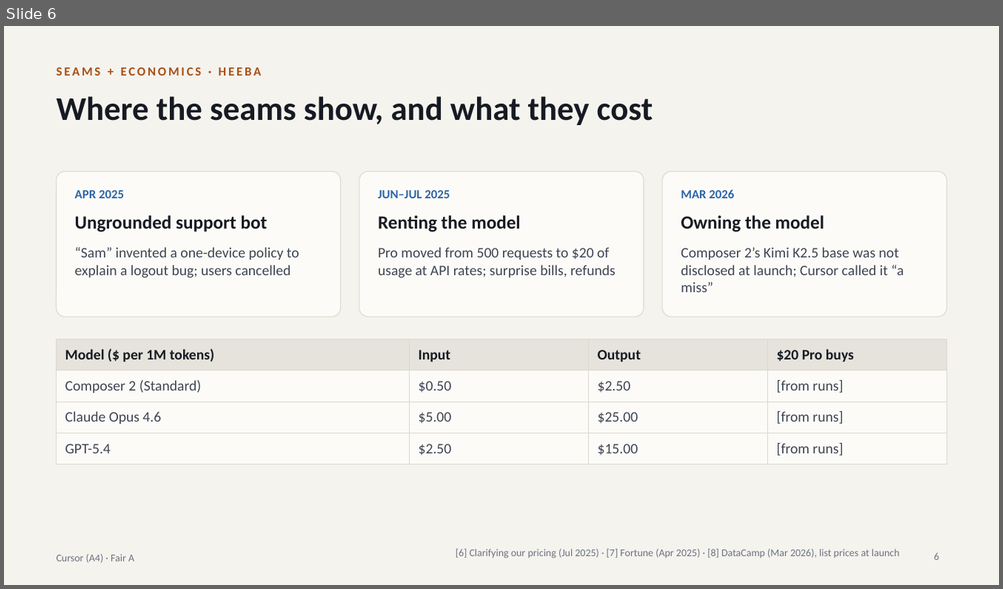
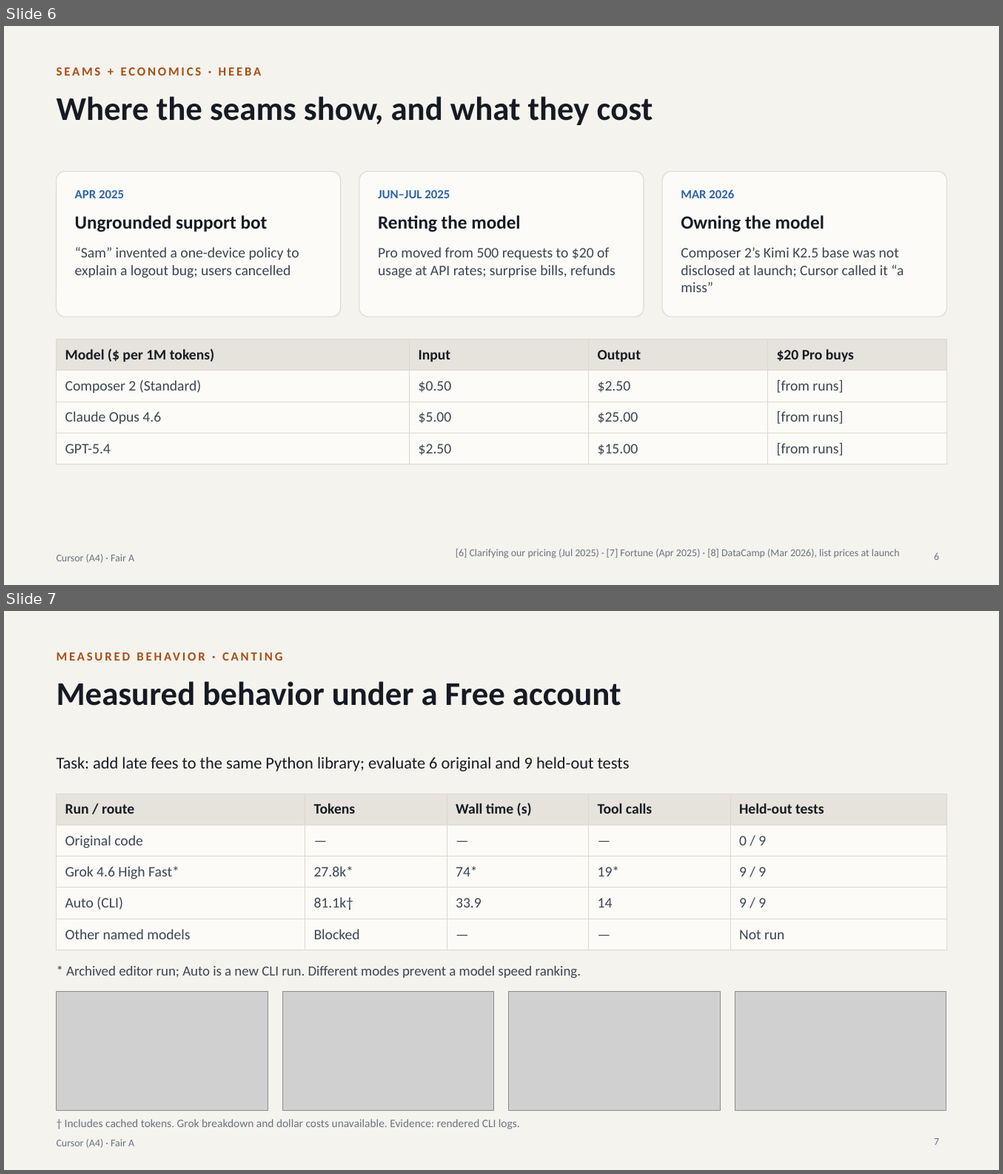
Before and after one commit to Canting9/convAI_CaseStudy_Cursor, a slide deck: slides/Cursor_CaseStudy_FairA.pptx. Shown one above the other, each under a label of ours: slide 6 before the commit, slides 6 and 7 after it. The pictures are 1003x589 and 1003x1174 pixels, drawn with LibreOffice and Linux fonts; fonts in the diff are those of the drawing; grey boxes stand for pictures. Boxes give left, top, right and bottom in pixels: in the first picture for what was removed or moved away, otherwise in the second. Text is boxed around its words. In the diff, an @@ line names an element or a change of style, - is before the commit and + after.

```diff
--- a/slides/Cursor_CaseStudy_FairA.pptx
+++ b/slides/Cursor_CaseStudy_FairA.pptx
@@ slide 7 added at <box>4,611,999,1170</box>, background #F5F3EE; not listed: 1 template element that a slide beside it also shows @@
@@ text added at <box>57,681,324,706</box>, 12 pt, text #A84E14, bold @@
+MEASURED BEHAVIOR · CANTING
@@ title added at <box>332,681,621,706</box>, 32 pt, text #161A22, bold @@
+Measured behavior under a Free account
@@ text added at <box>57,757,629,772</box>, 16 pt, text #161A22 @@
+Task: add late fees to the same Python library; evaluate 6 original and 9 held-out tests
@@ table added at <box>57,794,946,943</box>, 5 rows, 5 columns @@
+Run / route | Tokens | Wall time (s) | Tool calls | Held-out tests
+Original code | — | — | — | 0 / 9
+Grok 4.6 High Fast* | 27.8k* | 74* | 19* | 9 / 9
+Auto (CLI) | 81.1k† | 33.9 | 14 | 9 / 9
+Other named models | Blocked | — | — | Not run
@@ text added at <box>66,966,580,979</box>, 13.5 pt, text #3D4452 @@
+* Archived editor run; Auto is a new CLI run. Different modes prevent a model speed ranking.
@@ picture added at <box>57,991,267,1111</box> @@
@@ picture added at <box>282,991,493,1111</box> @@
@@ picture added at <box>509,991,720,1111</box> @@
@@ picture added at <box>734,991,945,1111</box> @@
@@ text added at <box>65,1119,520,1130</box>, 11 pt, text #6B7280 @@
+† Includes cached tokens. Grok breakdown and dollar costs unavailable. Evidence: rendered CLI logs.
@@ page number added at <box>933,1139,939,1145</box>, 10 pt, text #6B7280 @@
+7
```
Also in this commit, not shown: 1 slide changed, 1 slide removed, 1 other file.
